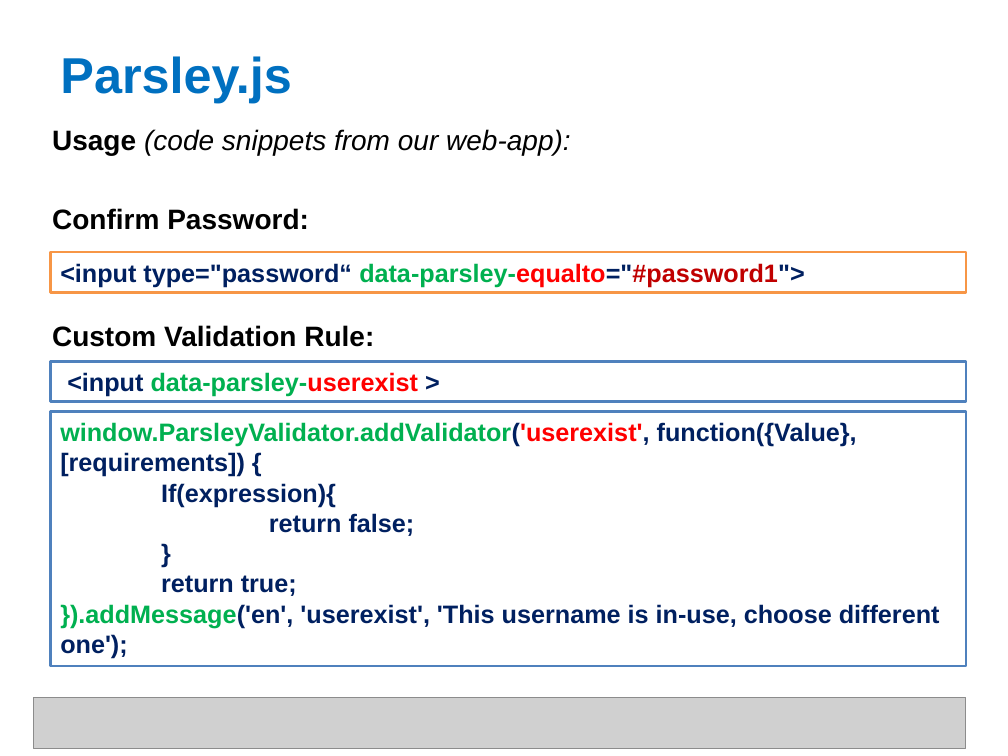
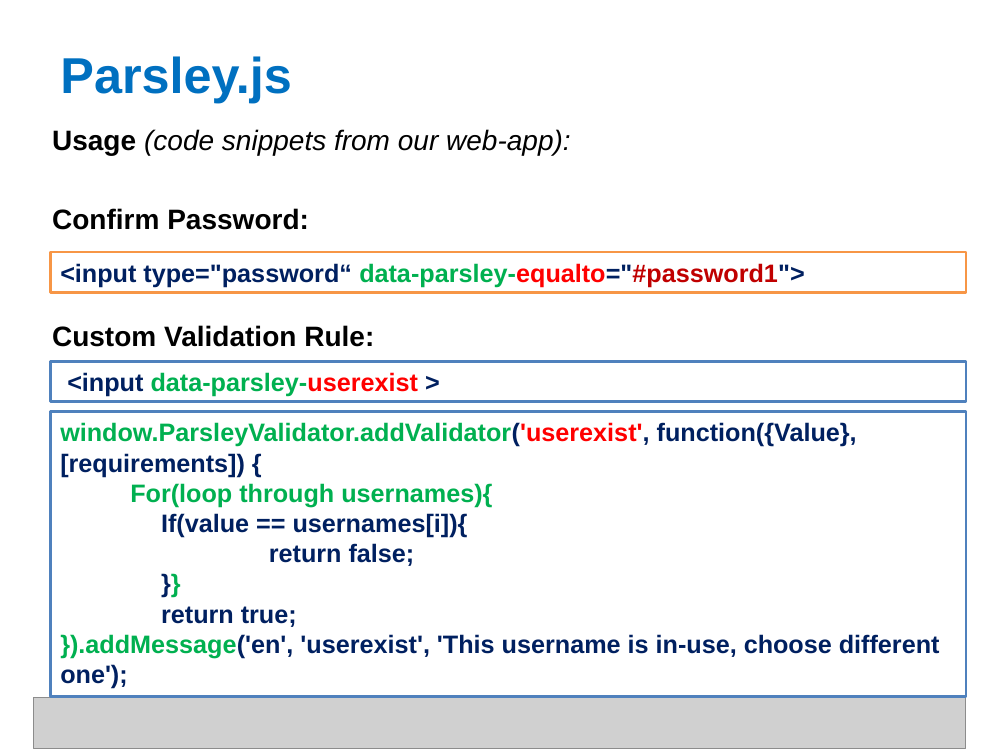
Before and after one commit to shyamTum/JavaScript, a slide deck: slide 36 of Final.pptx. Drawn at 1008x756 pixels with LibreOffice and Linux fonts; fonts in the diff are those of the drawing; grey boxes stand for pictures. Boxes give left, top, right and bottom in pixels: in the first picture for what was removed or moved away, otherwise in the second. Text is boxed around its words. In the diff, an @@ line names an element or a change of style, - is before the commit and + after.

```diff
--- a/Final.pptx
+++ b/Final.pptx
@@ text in rectangle at <box>50,411,966,697</box>: text changed @@
-}
+}}
@@ rectangle "window.ParsleyValidator.addValidator('userexist', function({ ...": place and size @@
-rectangle "window.ParsleyValidator.addValidator('userexist', function({ ..." at <box>50,411,966,665</box>
+rectangle "window.ParsleyValidator.addValidator('userexist', function({ ..." at <box>50,411,966,697</box>
@@ text in rectangle at <box>130,483,492,538</box>: text changed; text colour #002060 to #00B050 @@
-If(expression){
+For(loop through usernames){
+If(value == usernames[i]){
```
Also in this commit, not shown: 2 other slides changed, 1 slide added, 1 other file.
